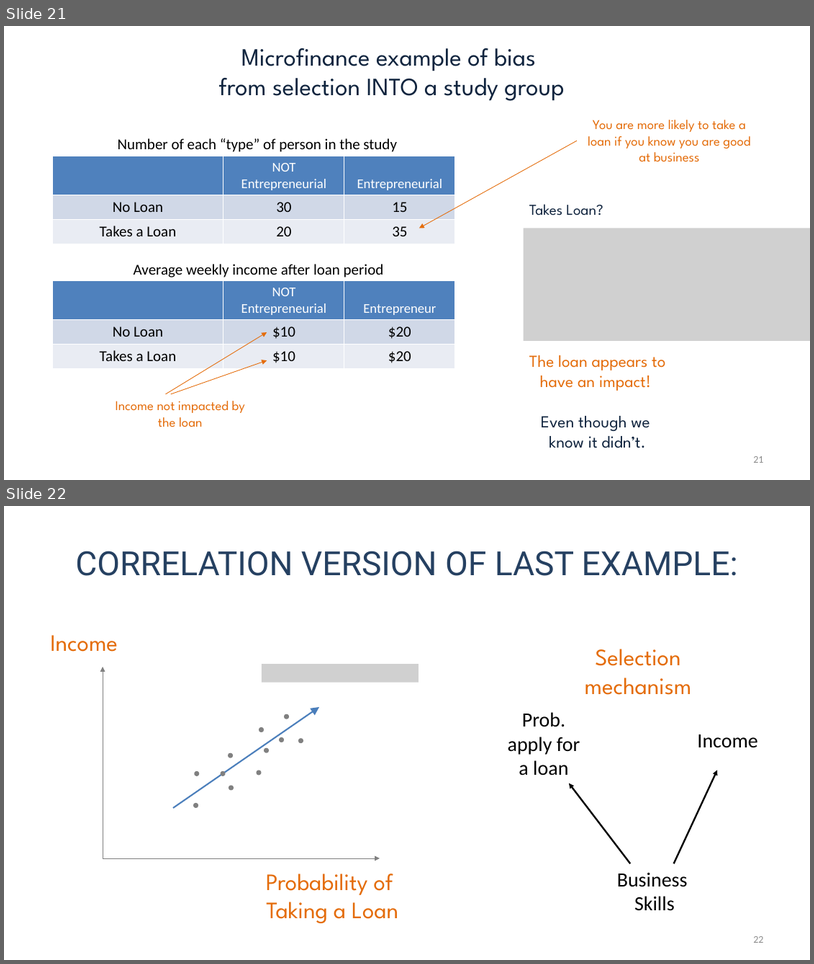
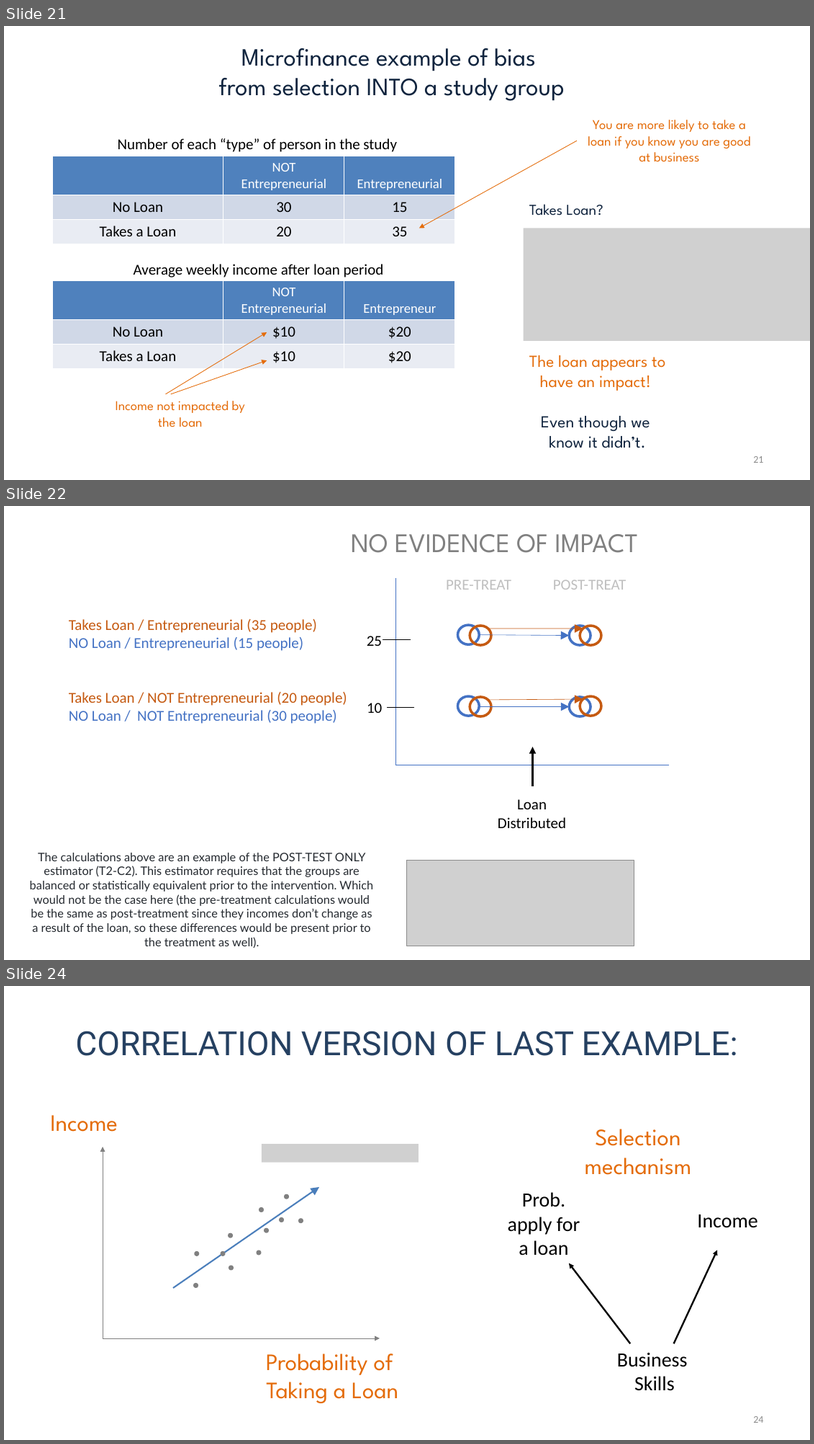
Before and after one commit to Watts-College/cpp-524-fall-2021, a slide deck: lectures/p-02-tests-for-cf-validity.pptx. Shown one above the other, each under a label of ours: slides 21 and 22 before the commit, slides 21, 22 and 24 after it; the slides between them are not shown. The pictures are 814x964 and 814x1444 pixels, drawn with LibreOffice and Linux fonts; fonts in the diff are those of the drawing; grey boxes stand for pictures. Boxes give left, top, right and bottom in pixels: in the first picture for what was removed or moved away, otherwise in the second. Text is boxed around its words. In the diff, an @@ line names an element or a change of style, - is before the commit and + after.

```diff
--- a/lectures/p-02-tests-for-cf-validity.pptx
+++ b/lectures/p-02-tests-for-cf-validity.pptx
@@ slide 22 added at (4, 506, 810, 960), background #FFFFFF @@
@@ group added at (69, 534, 669, 828): 8 ellipses, 7 texts, 5 arrows, 4 lines @@
+Takes Loan / Entrepreneurial (35 people)
+NO Loan / Entrepreneurial (15 people)
+Takes Loan / NOT Entrepreneurial (20 people)
+NO Loan / NOT Entrepreneurial (30 people)
+25
+10
+Loan
+Distributed
+PRE-TREAT
+POST-TREAT
+NO EVIDENCE OF IMPACT
@@ text added at (30, 852, 373, 947), 14 pt, text #24292F @@
+The calculations above are an example of the POST-TEST ONLY estimator (T2-C2). This estimator requires that the groups are balanced or statistically equivalent prior to the intervention. Which would not be the case here (the pre-treatment calculations would be the same as post-treatment since they incomes don’t change as a result of the loan, so these differences would be present prior to the treatment as well).
@@ picture added at (407, 860, 634, 946) @@
@@ what was slide 22 is now slide 24 @@
@@ page number at (754, 1416, 764, 1422): text changed @@
-22
+24
```
Also in this commit, not shown: 1 other slide added, 14 other files.
